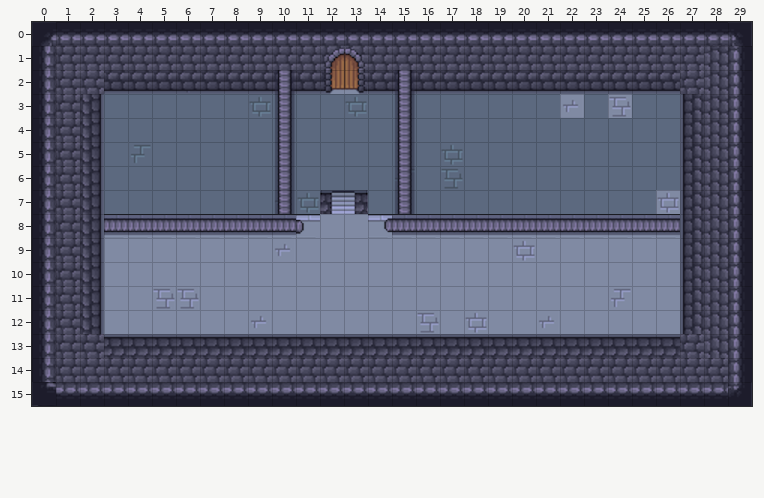
Level history. Tiled map: assets/maps/03.tmx. The first picture shows the starting point.
Cells are 64x64 px. Shown: x 0..29, y 0..15.
After:
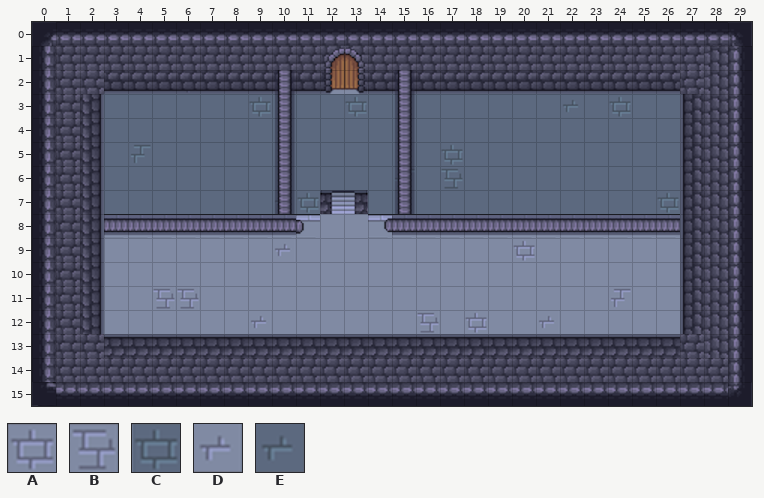
Key: from "floorwalls": A 228, B 229, C 230, D 246, E 248.
_ is an empty cell.
Changes in this commit:
Layer "cracks":
The author changed tile A to tile C in row 7 at x 26.
The author changed tile B to tile C in row 3 at x 24.
The author changed tile D to tile E in row 3 at x 22.
Changed places in both pictures, as pixel boxes (x1, y1, x2, y2):
changed: (560, 94, 584, 118)
changed: (608, 94, 632, 118)
changed: (656, 190, 680, 214)
